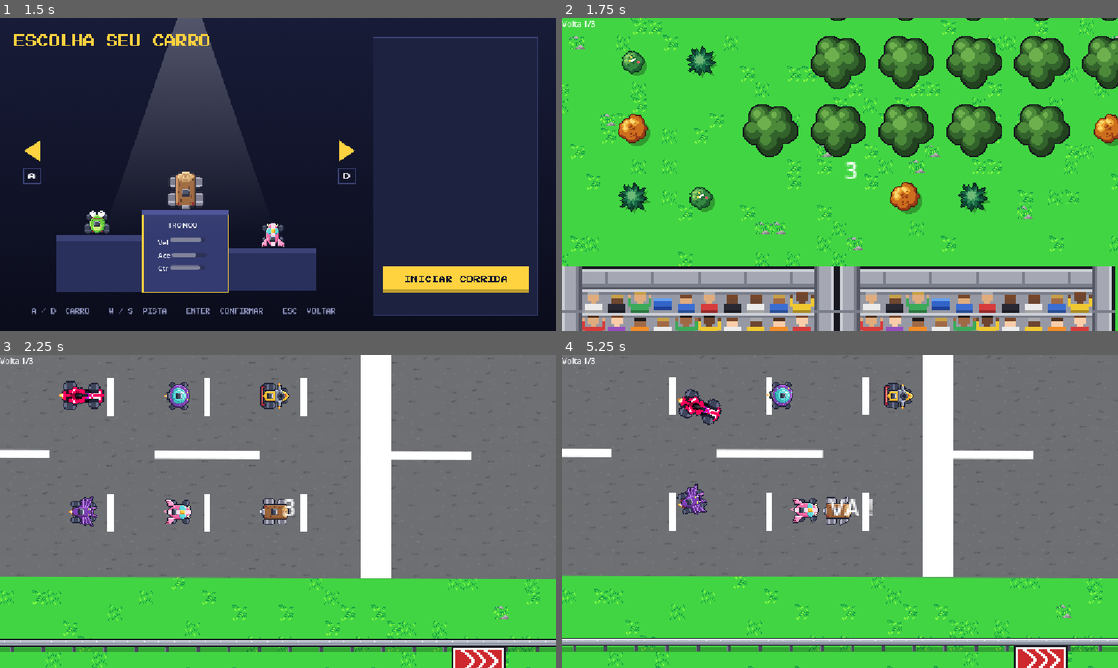
Above: before the commit, frames 1-4 (two rows, left to right).
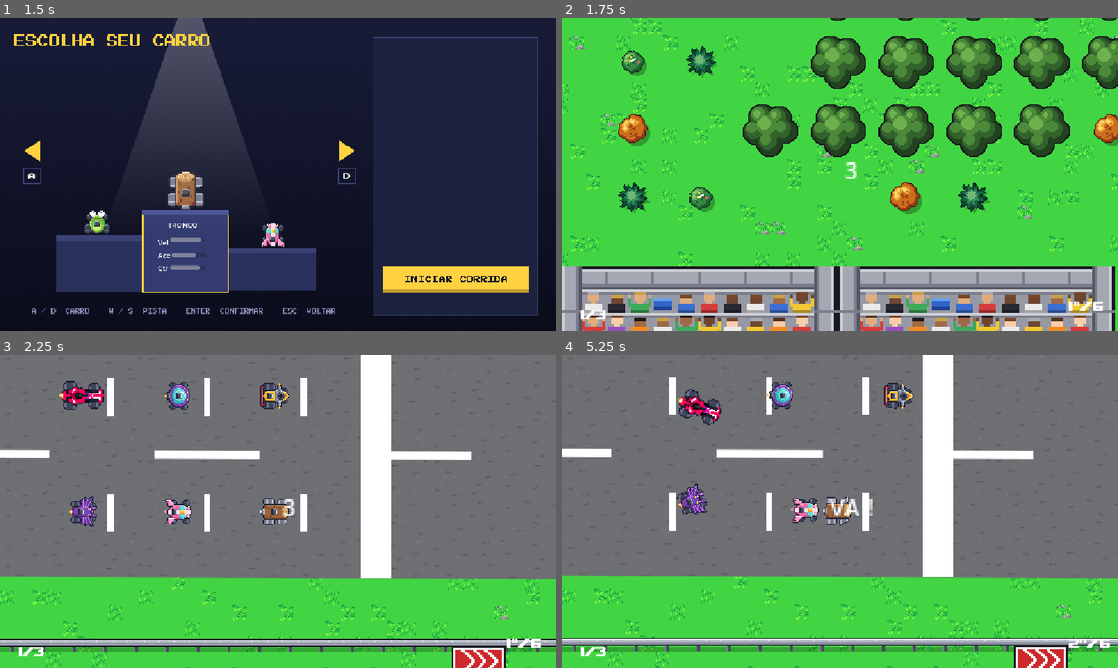
Above: after the commit, the same moments.

Repository: Blue-Raccoon-Interactive/Pixel-Bros-Racing
Game: Godot game, scene res://scenes/main/main_menu.tscn
Same seed, same stepped clock (60 frames per second), same inputs: the game is played once before the commit and once after it.
Inputs (mouse positions are in pixels of both pictures, inside the frame that each line leads up to):
- Up to frame 1 (1.5 s): click "Start Game" at 0.5 s; click (455, 277) at 1.25 s
- Up to frame 2 (1.75 s): no input
- Up to frame 3 (2.25 s): tap Enter (ui_accept) at 2 s; move the mouse to (400, 495) at 2.02 s; hold D (steer_right) from 2.03 s (still down); click (400, 495) at 2.17 s
- Up to frame 4 (5.25 s): tap Enter (ui_accept) at 2.27, 2.57, 3.5, 4.25 s; release D (steer_right) at 2.75 s; drag from (728, 527) to (945, 498) at 2.77 s; move the mouse to (895, 442) at 3.52 s; hold D (steer_right) 3.53-4.25 s; drag from (812, 574) to (673, 464) at 4.27 s; move the mouse to (1006, 558) at 5.02 s; hold A (steer_left) from 5.03 s (still down)

Frame 1 is identical in both runs. In frame 2, 0.2% of the frame differs, in the area x 0-98%, y 0-97%; in frame 3, 0.2%; in frame 4, 0.3%, in the area x 0-99%, y 0-97%.

Commit message:
Implementa logica de posições e tela de classificação

Diff:
--- a/scenes/ui/hud.tscn
+++ b/scenes/ui/hud.tscn
@@ -1,18 +1,31 @@
 [gd_scene format=3 uid="uid://758i5vi4dbj2"]
 
 [ext_resource type="Script" uid="uid://dmk7t5tpg0fpf" path="res://scripts/hud.gd" id="1_0mwgc"]
+[ext_resource type="FontFile" uid="uid://c81w0mhdyyg8m" path="res://assets/background/upheavtt.ttf" id="2_hqnrr"]
 
 [sub_resource type="LabelSettings" id="LabelSettings_2dj1m"]
+font = ExtResource("2_hqnrr")
+font_size = 36
 
 [sub_resource type="LabelSettings" id="LabelSettings_mu5he"]
+
+[sub_resource type="LabelSettings" id="LabelSettings_gb2qf"]
+font = ExtResource("2_hqnrr")
+font_size = 40
+
+[sub_resource type="LabelSettings" id="LabelSettings_35s7t"]
+font = ExtResource("2_hqnrr")
+font_size = 24
 
 [node name="Hud" type="CanvasLayer" unique_id=1128216421]
 script = ExtResource("1_0mwgc")
 
 [node name="LapLabel" type="Label" parent="." unique_id=785976717]
-offset_right = 40.0
-offset_bottom = 23.0
-text = "Volta 1/3"
+offset_left = 39.0
+offset_top = 596.0
+offset_right = 118.0
+offset_bottom = 631.0
+text = "1 / 3"
 label_settings = SubResource("LabelSettings_2dj1m")
 
 [node name="CountdownLabel" type="Label" parent="." unique_id=680239084]
@@ -24,3 +37,22 @@
 label_settings = SubResource("LabelSettings_mu5he")
 horizontal_alignment = 1
 vertical_alignment = 1
+
+[node name="PositionLabel" type="Label" parent="." unique_id=635062245]
+offset_left = 1050.0
+offset_top = 577.0
+offset_right = 1132.0
+offset_bottom = 627.0
+text = "1 th"
+label_settings = SubResource("LabelSettings_gb2qf")
+
+[node name="ResultsPanel" type="PanelContainer" parent="." unique_id=218526171]
+offset_left = 274.0
+offset_top = 16.0
+offset_right = 950.0
+offset_bottom = 635.0
+
+[node name="ResultsLabel" type="Label" parent="ResultsPanel" unique_id=115500183]
+layout_mode = 2
+text = "Classificação:"
+label_settings = SubResource("LabelSettings_35s7t")
--- a/scripts/hud.gd
+++ b/scripts/hud.gd
@@ -6,16 +6,25 @@
 
 @onready var lap_label: Label = $LapLabel
 @onready var countdown_label: Label = $CountdownLabel
+@onready var position_label: Label = $PositionLabel
+@onready var results_panel: Control = $ResultsPanel
+@onready var results_label: Label = $ResultsPanel/ResultsLabel
 
 
 func _ready() -> void:
+	if results_panel != null:
+		results_panel.visible = false
+
 	if race_manager == null:
 		push_error("Hud: race_manager não foi configurado!")
 		return
 
 	race_manager.countdown_changed.connect(_on_countdown_changed)
 	race_manager.lap_changed.connect(_on_lap_changed)
+	race_manager.placement_changed.connect(_on_placement_changed)
 	race_manager.race_finished.connect(_on_race_finished)
+	race_manager.finish_results_opened.connect(_on_finish_results_opened)
+	race_manager.finish_results_updated.connect(_on_finish_results_updated)
 
 
 func _on_countdown_changed(text: String) -> void:
@@ -24,10 +33,49 @@
 
 
 func _on_lap_changed(current_lap: int, total_laps: int) -> void:
-	lap_label.text = "Volta %d/%d" % [current_lap, total_laps]
+	lap_label.text = "%d/%d" % [current_lap, total_laps]
+
+
+func _on_placement_changed(rank: int, total_racers: int) -> void:
+	position_label.text = "%dº/%d" % [rank, total_racers]
 
 
 func _on_race_finished() -> void:
-	lap_label.text += " (Finalizada!)"
-	countdown_label.text = "FIM DE CORRIDA!"
-	countdown_label.visible = true
+	lap_label.text = "Volta %d/%d (Finalizada!)" % [race_manager.total_laps, race_manager.total_laps]
+	countdown_label.text = ""
+	countdown_label.visible = false
+
+
+func _on_finish_results_opened(finished_karts: Array[Kart]) -> void:
+	_render_finished_list(finished_karts)
+	if results_panel != null:
+		results_panel.visible = true
+
+
+func _on_finish_results_updated(finished_karts: Array[Kart]) -> void:
+	_render_finished_list(finished_karts)
+
+
+func _render_finished_list(finished_karts: Array[Kart]) -> void:
+	if results_label == null:
+		return
+
+	var lines: PackedStringArray = ["CLASSIFICAÇÃO"]
+	for i in finished_karts.size():
+		var racer: Kart = finished_karts[i]
+		lines.append("%dº - %s" % [i + 1, _get_kart_display_name(racer)])
+
+	results_label.text = "\n".join(lines)
+
+
+func _get_kart_display_name(racer: Kart) -> String:
+	if racer == null:
+		return "Kart"
+
+	var raw_name: Variant = racer.get("kart_name")
+	var custom_name: String = str(raw_name).strip_edges() if raw_name != null else ""
+
+	if not custom_name.is_empty():
+		return "%s (Você)" % custom_name if racer == race_manager.kart else custom_name
+
+	return "Você" if racer == race_manager.kart else racer.name
--- a/scripts/race_manager.gd
+++ b/scripts/race_manager.gd
@@ -14,8 +14,14 @@
 signal lap_changed(current_lap: int, total_laps: int)
 ## Qualquer kart fechou uma volta.
 signal lap_completed(kart: Node2D, lap: int)
+## Colocação atual do jogador mudou (1 = 1º lugar).
+signal placement_changed(rank: int, total_racers: int)
 ## O kart do jogador terminou a corrida.
 signal race_finished
+## Abre a tela de classificação final assim que o jogador cruza a linha na última volta.
+signal finish_results_opened(finished_karts: Array[Kart])
+## Atualiza a tela de classificação conforme outros karts vão cruzando a linha final.
+signal finish_results_updated(finished_karts: Array[Kart])
 
 ## Voltas da corrida. Se houver uma pista, o valor vem dela.
 @export var total_laps: int = 3
@@ -38,6 +44,11 @@
 # Karts extras (IA), registrados pela cena da corrida.
 var _extra_karts: Array[Kart] = []
 
+var _last_player_rank: int = -1
+
+# Ordem de chegada dos karts que já completaram todas as voltas.
+var _finished_karts: Array[Kart] = []
+
 
 ## Registra um kart extra (IA): ele larga junto e conta checkpoints e voltas.
 func register_kart(extra: Kart) -> void:
@@ -48,10 +59,14 @@
 # Kart do jogador primeiro, depois os extras.
 func _all_karts() -> Array[Kart]:
 	var result: Array[Kart] = []
-	if kart:
+	if kart != null:
 		result.append(kart)
 	result.append_array(_extra_karts)
 	return result
+
+
+func get_finished_karts() -> Array[Kart]:
+	return _finished_karts.duplicate()
 
 
 func _ready() -> void:
@@ -62,6 +77,69 @@
 	# Adiado para depois do _ready de todos os nós: o HUD já está conectado
 	# aos sinais e a cena (ex.: Race) já pôde definir a pista.
 	_initialize_race.call_deferred()
+
+
+func _process(_delta: float) -> void:
+	if kart == null or checkpoints.is_empty():
+		return
+
+	var racers: Array[Kart] = _all_karts()
+	if racers.is_empty():
+		return
+
+	var current_rank: int = get_kart_placement(kart, racers)
+	if current_rank != _last_player_rank:
+		_last_player_rank = current_rank
+		placement_changed.emit(current_rank, racers.size())
+
+
+## Retorna a colocação de um kart (1 = 1º, 2 = 2º...).
+func get_kart_placement(target: Kart, racers: Array[Kart] = []) -> int:
+	if target == null:
+		return 1
+	var list: Array[Kart] = racers if not racers.is_empty() else _all_karts()
+	var standings: Array[Kart] = get_standings(list)
+	var idx: int = standings.find(target)
+	return idx + 1 if idx != -1 else list.size()
+
+
+## Retorna a lista de karts ordenada do 1º para o último lugar.
+func get_standings(racers: Array[Kart] = []) -> Array[Kart]:
+	var base: Array[Kart] = racers if not racers.is_empty() else _all_karts()
+	var sorted: Array[Kart] = base.duplicate()
+	sorted.sort_custom(_compare_racers)
+	return sorted
+
+
+func _compare_racers(a: Kart, b: Kart) -> bool:
+	var fin_a: int = _finished_karts.find(a)
+	var fin_b: int = _finished_karts.find(b)
+
+	# Quem já terminou a corrida vem sempre antes de quem ainda está correndo,
+	# respeitando a ordem exata de chegada.
+	if fin_a != -1 or fin_b != -1:
+		if fin_a == -1:
+			return false
+		if fin_b == -1:
+			return true
+		return fin_a < fin_b
+
+	var prog_a: int = _progress_by_kart.get(a.get_instance_id(), 0)
+	var prog_b: int = _progress_by_kart.get(b.get_instance_id(), 0)
+
+	if prog_a != prog_b:
+		return prog_a > prog_b
+
+	var next_cp_a: Area2D = checkpoints[prog_a % checkpoints.size()]
+	var next_cp_b: Area2D = checkpoints[prog_b % checkpoints.size()]
+
+	if next_cp_a == null or next_cp_b == null:
+		return false
+
+	var dist_a: float = a.global_position.distance_to(next_cp_a.global_position)
+	var dist_b: float = b.global_position.distance_to(next_cp_b.global_position)
+
+	return dist_a < dist_b
 
 
 func _initialize_race() -> void:
@@ -106,13 +184,12 @@
 	for step in steps:
 		countdown_changed.emit(step)
 		if step == "VAI!":
-			_play_start_sound(GO_BEEP) #<-Som do "Go"
+			_play_start_sound(GO_BEEP)
 			_set_kart_active(true)
 			race_started.emit()
 		else:
-			_play_start_sound(COUNTDOWN_BEEP) #<- Som do "Beep"
+			_play_start_sound(COUNTDOWN_BEEP)
 		await get_tree().create_timer(1.0).timeout
-
 
 	countdown_changed.emit("")
 
@@ -151,16 +228,17 @@
 
 
 func _on_checkpoint_passed(checkpoint: Area2D, passed_kart: Node2D) -> void:
-	# Por enquanto a corrida acaba quando o kart do jogador termina.
-	if is_finished or passed_kart == null:
-		return
+	if passed_kart == null or not (passed_kart is Kart):
+		return
+
+	var racer: Kart = passed_kart as Kart
 
 	# Ordem do checkpoint = posição dele na lista, começando em 1.
 	var checkpoint_order: int = checkpoints.find(checkpoint) + 1
 	if checkpoint_order == 0:
 		return
 
-	var kart_id: int = passed_kart.get_instance_id()
+	var kart_id: int = racer.get_instance_id()
 	var progress: int = _progress_by_kart.get(kart_id, 0)
 	var expected: int = progress % checkpoints.size() + 1
 
@@ -176,13 +254,22 @@
 	var laps_done: int = floori(float(progress - 1) / checkpoints.size())
 
 	if checkpoint_order == 1 and laps_done > 0:
-		lap_completed.emit(passed_kart, laps_done)
-
-	if passed_kart != kart:
+		lap_completed.emit(racer, laps_done)
+
+	var completed_race: bool = checkpoint_order == 1 and laps_done >= total_laps
+	if completed_race and not _finished_karts.has(racer):
+		_finished_karts.append(racer)
+
+		if racer == kart and not is_finished:
+			is_finished = true
+			lap_changed.emit(total_laps, total_laps)
+			race_finished.emit()
+			finish_results_opened.emit(get_finished_karts())
+		elif is_finished:
+			finish_results_updated.emit(get_finished_karts())
+		return
+
+	if racer != kart or is_finished:
 		return
 
 	lap_changed.emit(mini(laps_done + 1, total_laps), total_laps)
-
-	if laps_done >= total_laps:
-		is_finished = true
-		race_finished.emit()
